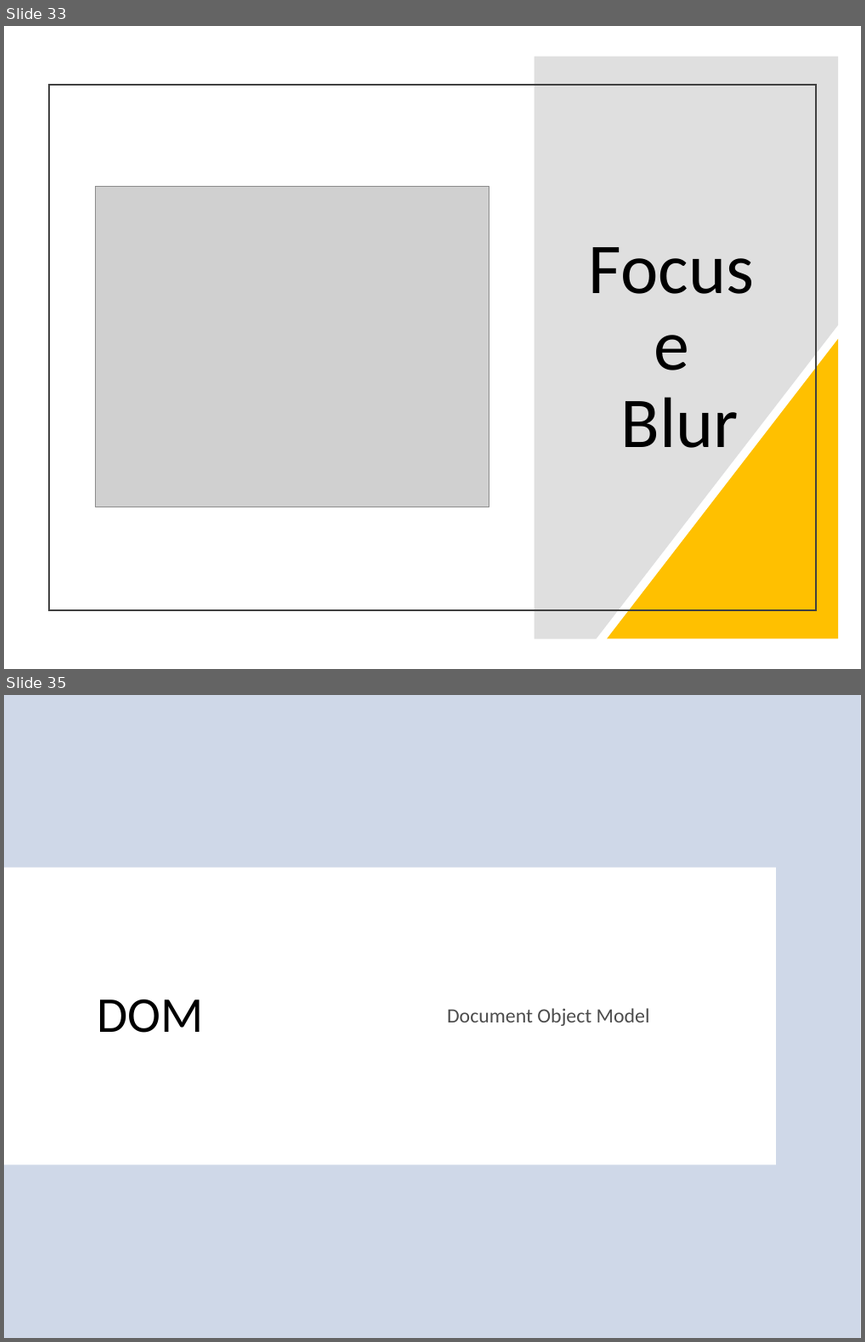
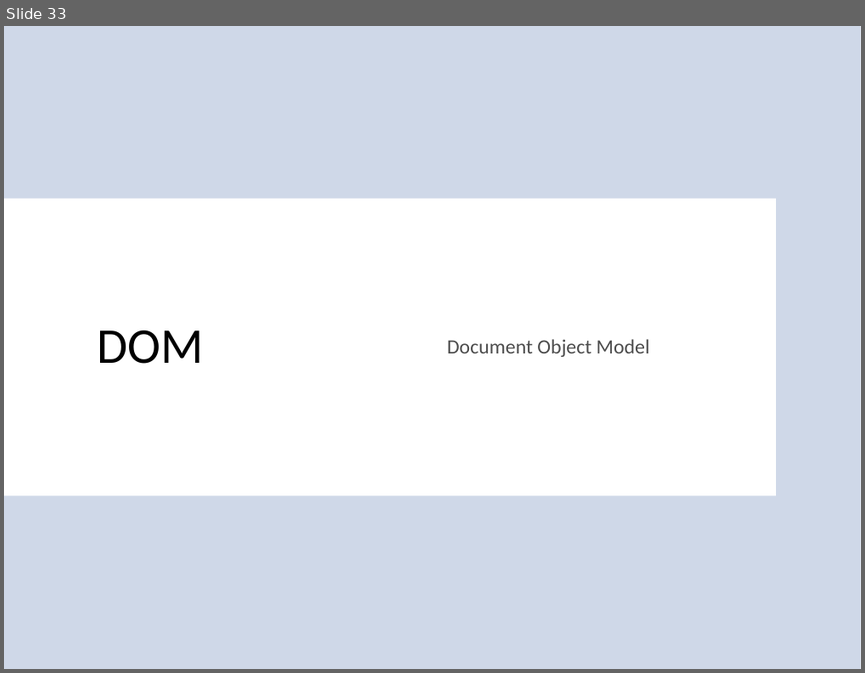
Before and after one commit to thiagospin/APLICWEBI, a slide deck: slides/HTML e CSS.pptx. Shown one above the other, each under a label of ours: slides 33 and 35 before the commit, slide 33 after it; the slides between them are not shown. The pictures are 865x1342 and 865x673 pixels, drawn with LibreOffice and Linux fonts; fonts in the diff are those of the drawing; grey boxes stand for pictures; background and template pictures are left out. Boxes give left, top, right and bottom in pixels: in the first picture for what was removed or moved away, otherwise in the second. Text is boxed around its words. In the diff, an @@ line names an element or a change of style, - is before the commit and + after.

```diff
--- a/slides/HTML e CSS.pptx
+++ b/slides/HTML e CSS.pptx
@@ slide 33 removed at [4, 26, 861, 669], background #FFFFFF @@
@@ freeform shape removed at [534, 56, 839, 638] @@
@@ rectangle removed at [49, 85, 816, 609] @@
@@ picture removed at [95, 186, 489, 505] @@
@@ title removed at [589, 247, 754, 448] @@
-Focus
-e
-Blur
@@ right triangle removed at [607, 339, 838, 639] @@
@@ what was slide 35 is now slide 33 @@
```
Also in this commit, not shown: 1 slide changed, 2 slides added, 2 other slides removed, 1 other file.
